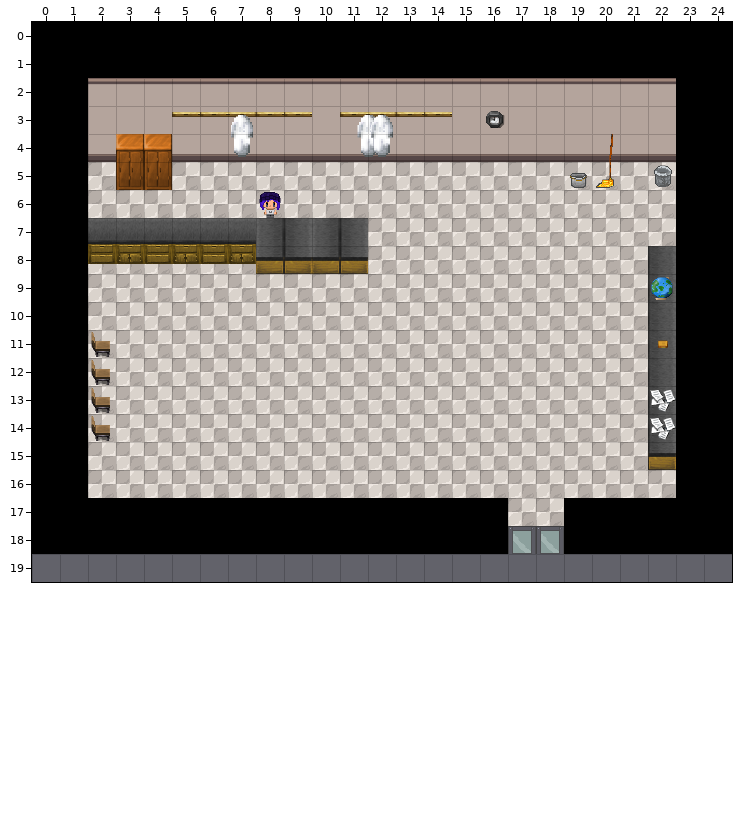
Tiled map, stored at Proyecto/RedBrickSky/assets/Tienda.tmx. The first picture shows the starting point.
Cells are 32x32 px. Shown: x 0..24, y 0..19. The old version is drawn lined up with the new one.
Now the later version:
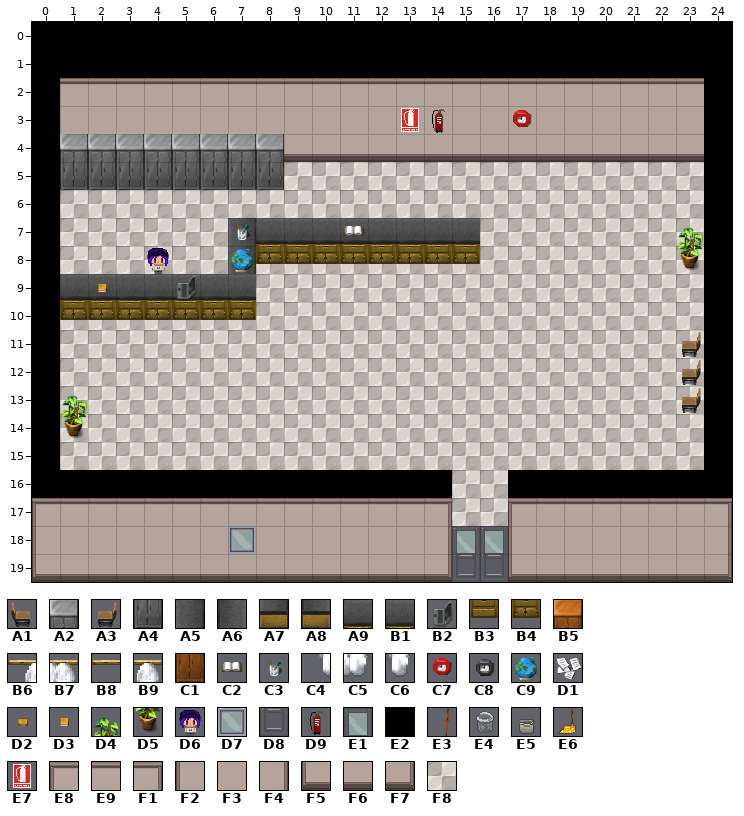
Key: from "2ckdj8": A1 6, A2 7, A3 22, A4 23, A5 49, A6 50, A7 65, A8 66, A9 81, B1 82, B2 96, B3 97, B4 98, B5 103, B6 113, B7 114, B8 115, B9 116, C1 119, C2 120, C3 122, C4 129, C5 130, C6 132, C7 141, C8 157, C9 160, D1 169, D2 182, D3 212, D4 222, D5 238; from "Personaje9": D6 1; from "Tileset_1 (1)": D7 15, D8 45; from "Tileset_Tutorial_NIVEL_Beta1_A": D9 751; from "Tileset_Tutorial_NIVEL_Beta1_N": E1 73, E2 253, E3 268, E4 323, E5 327, E6 328, E7 1083, E8 1440, E9 1441, F1 1442, F2 1500, F3 1501, F4 1502, F5 1560, F6 1561, F7 1562, F8 1563.
__ is an empty cell, ## one hidden under a higher layer.
Tiles of an added or newly shown layer are drawn over the layers below it.
Edits made:
map size 25x19 -> 25x20 cells
Layer "Suelo" (removed):
y 7..8: x 12..13 F8 F8 -> __ __
Layer "Capa de Patrones 1":
y 2: x 1 E2 -> E9; x 23 E2 -> E9
y 3: x 1 E2 -> F3; x 23 E2 -> F3
y 4: x 1 E2 -> ##; x 23 E2 -> F6
y 5: x 1 E2 -> ##; x 23 E2 -> F8
y 6: x 1 E2 -> F8; x 23 E2 -> F8
y 7..8: x 1..6 E2 ## ## ## ## ## -> F8 F8 F8 F8 F8 F8; x 8..13 ## ## ## ## __ __ -> F8 F8 F8 F8 F8 F8; x 23 E2 -> F8
y 9..15: x 1 E2 -> F8; x 23 E2 -> F8
y 16: x 2..14 F8 F8 F8 F8 F8 F8 F8 F8 F8 F8 F8 F8 F8 -> E2 E2 E2 E2 E2 E2 E2 E2 E2 E2 E2 E2 E2; x 17..22 F8 F8 F8 F8 F8 F8 -> E2 E2 E2 E2 E2 E2
y 17: x 0..14 E2 E2 E2 E2 E2 E2 E2 E2 E2 E2 E2 E2 E2 E2 E2 -> E8 E9 E9 E9 E9 E9 E9 E9 E9 E9 E9 E9 E9 E9 F1; x 17..24 F8 F8 ## ## E2 E2 E2 E2 -> E8 E9 E9 E9 E9 E9 E9 F1
y 18: x 0..24 E2 E2 E2 E2 E2 E2 E2 E2 E2 E2 E2 E2 E2 E2 E2 ## ## ## ## ## ## E2 E2 E2 E2 -> F2 F3 F3 F3 F3 F3 F3 ## F3 F3 F3 F3 F3 F3 F4 E1 E1 F2 F3 F3 F3 F3 F3 F3 F4
y 19: x 0..24 __ __ __ __ __ __ __ __ __ __ __ __ __ __ __ __ __ __ __ __ __ __ __ __ __ -> F5 F6 F6 F6 F6 F6 F6 F6 F6 F6 F6 F6 F6 F6 F7 D8 D8 F5 F6 F6 F6 F6 F6 F6 F7
Layer "Perchas" (removed):
y 3: x 5..9 F3 F3 F3 F3 F3 -> __ __ __ __ __; x 11..14 F3 F3 F3 F3 -> __ __ __ __; x 16..17 F3 F3 -> __ __
y 4: x 2 F6 -> __; x 5..8 F6 F6 F6 F6 -> __ __ __ __; x 11..12 F6 F6 -> __ __; x 20 F6 -> __
y 5: x 19..20 F8 F8 -> __ __; x 22 F8 -> __
y 7: x 2..11 E2 E2 E2 E2 E2 E2 ## ## ## ## -> __ __ __ __ __ __ __ __ __ __
y 8: x 2..11 F8 F8 F8 F8 F8 F8 ## ## ## ## -> __ __ __ __ __ __ __ __ __ __; x 22 A6 -> __
y 9..10: x 22 A6 -> __
y 11..14: x 2 A1 -> __; x 22 A6 -> __
Layer "Objetos del entorno" (removed):
y 3: x 5..9 B8 B8 B9 B8 B8 -> __ __ __ __ __; x 11..14 B6 B7 B8 B8 -> __ __ __ __; x 16 C8 -> __
y 4: x 3..4 B5 B5 -> __ __; x 7 C6 -> __; x 11..12 C4 C5 -> __ __; x 20 E3 -> __
y 5: x 3..4 C1 C1 -> __ __; x 19..20 E5 E6 -> __ __; x 22 E4 -> __
y 6: x 8 D6 -> __
y 7: x 2..11 A9 B1 A9 B1 A9 B1 A5 A6 A5 A6 -> __ __ __ __ __ __ __ __ __ __
y 8: x 2..11 B3 B4 B3 B4 B3 B4 A7 A8 A7 A8 -> __ __ __ __ __ __ __ __ __ __
y 9: x 22 C9 -> __
y 11: x 22 D2 -> __
y 13..14: x 22 D1 -> __
y 15: x 22 A8 -> __
y 17: x 15..16 E2 E2 -> __ __; x 19..20 E2 E2 -> __ __
y 18: x 15..20 E2 E2 E1 E1 E2 E2 -> __ __ __ __ __ __
Layer "Capa de patrones 2" (added):
y 7: x 7..15 __ __ __ __ __ __ __ __ __ -> A5 B1 B1 B1 B1 B1 B1 B1 B1
y 8: x 4 __ -> D6; x 7..15 __ __ __ __ __ __ __ __ __ -> A5 B4 B4 B4 B4 B4 B4 B4 B4
y 9: x 1..7 __ __ __ __ __ __ __ -> B1 B1 B1 B1 B1 B1 B1
y 10: x 1..7 __ __ __ __ __ __ __ -> B4 B4 B4 B4 B4 B4 B4
Layer "Capa de patrones 3" (added):
y 3: x 13..14 __ __ -> E7 D9; x 17 __ -> C7
y 4: x 1..8 __ __ __ __ __ __ __ __ -> A2 A2 A2 A2 A2 A2 A2 A2
y 5: x 1..8 __ __ __ __ __ __ __ __ -> A4 A4 A4 A4 A4 A4 A4 A4
y 7: x 7 __ -> C3; x 11 __ -> C2; x 23 __ -> D4
y 8: x 7 __ -> C9; x 23 __ -> D5
y 9: x 2 __ -> D3; x 5 __ -> B2
y 11..12: x 23 __ -> A3
y 13: x 1 __ -> D4; x 23 __ -> A3
y 14: x 1 __ -> D5
y 18: x 7 __ -> D7
Changed places in both pictures, as pixel boxes (x1, y1, x2, y2):
changed: (32, 78, 732, 582)
